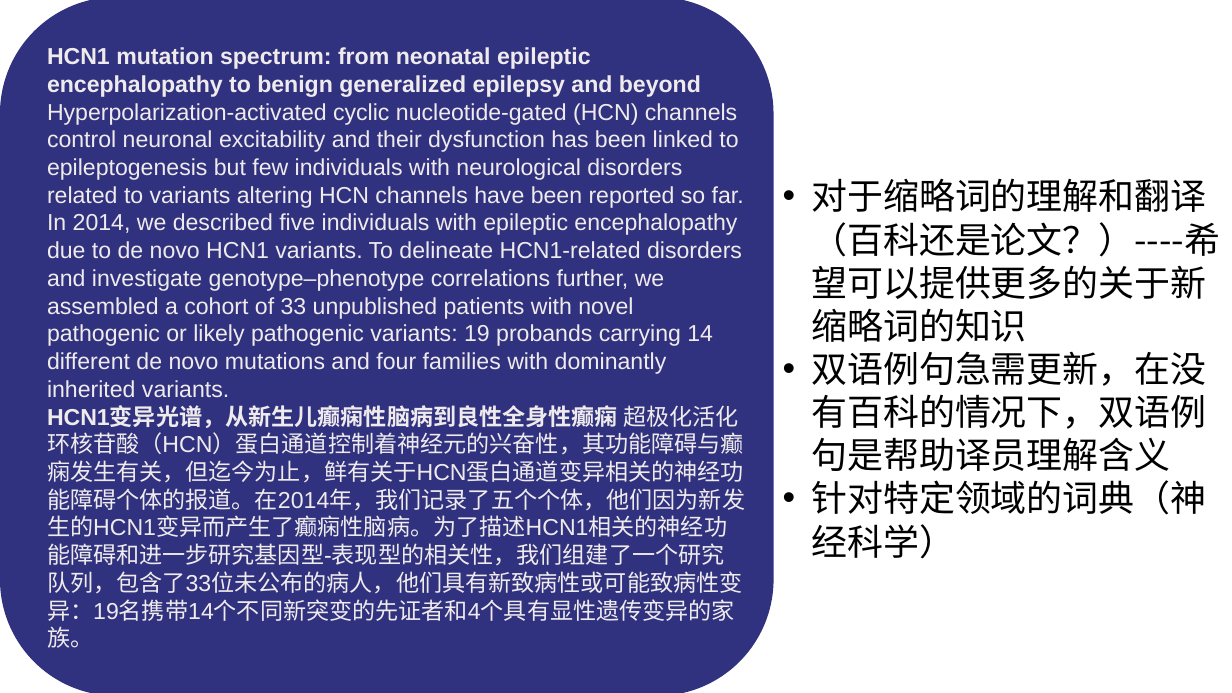
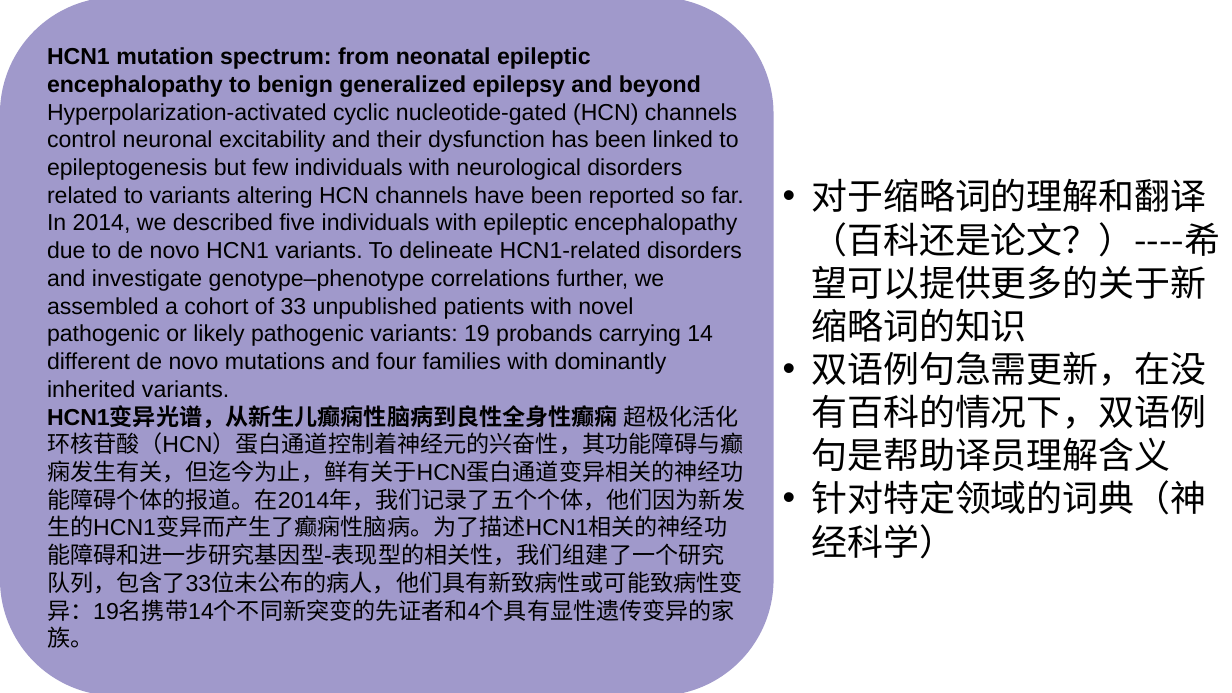
Before and after one commit to peijiawen98/TLK_1107, a slide deck: slide 13 of 电子词典需求分析.pptx (slide 12 before the commit). Drawn at 1232x693 pixels with LibreOffice and Linux fonts; fonts in the diff are those of the drawing. Boxes give left, top, right and bottom in pixels: in the first picture for what was removed or moved away, otherwise in the second. Text is boxed around its words. In the diff, an @@ line names an element or a change of style, - is before the commit and + after.

```diff
--- a/电子词典需求分析.pptx
+++ b/电子词典需求分析.pptx
@@ rounded rectangle at (x1=0, y1=0, x2=774, y2=693): fill #31327F to #A099CB @@
@@ text "HCN1 mutation spectrum: from neonatal ..." at (x1=47, y1=47, x2=745, y2=648): text colour #EFEBEC to #000000 @@
```
Also in this commit, not shown: 12 other slides changed, 4 slides added, 20 slides removed.
